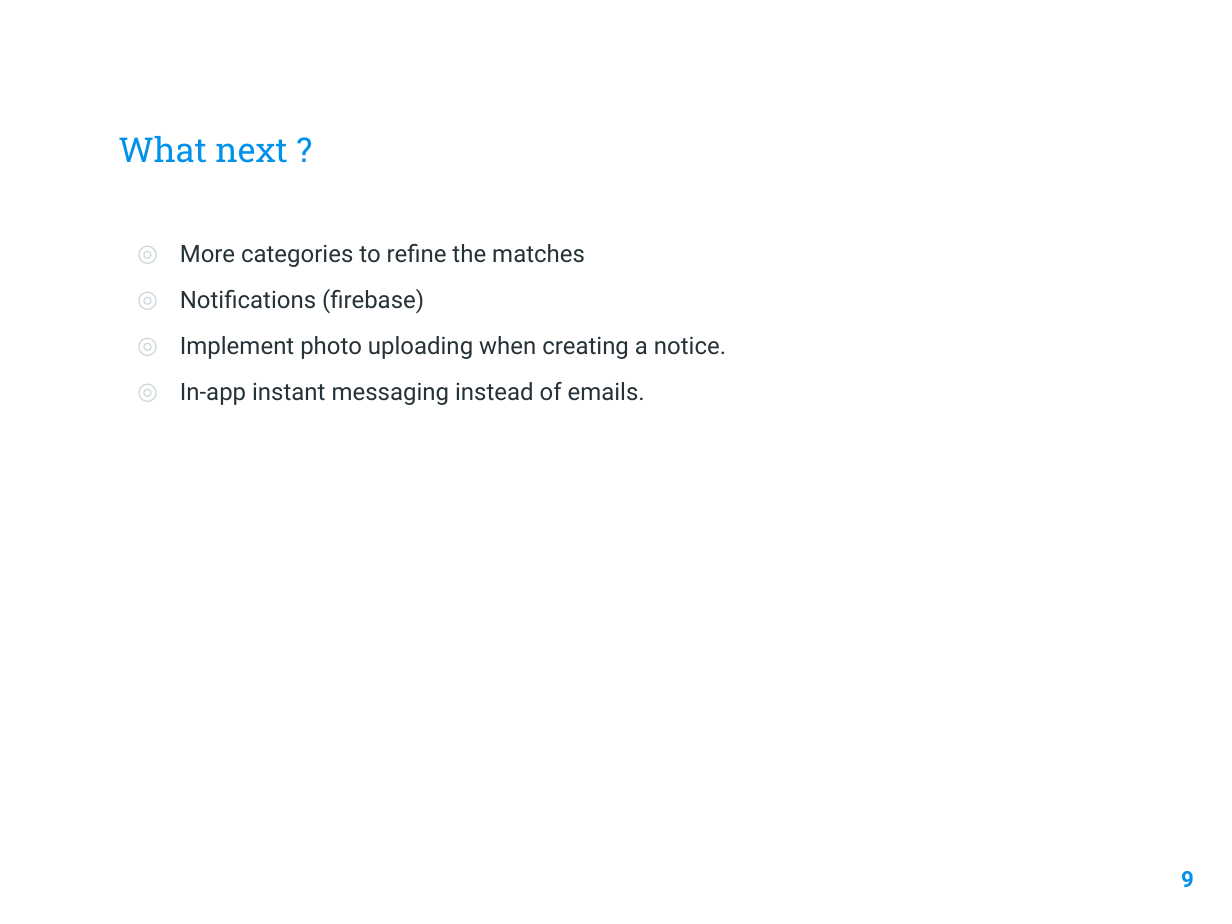
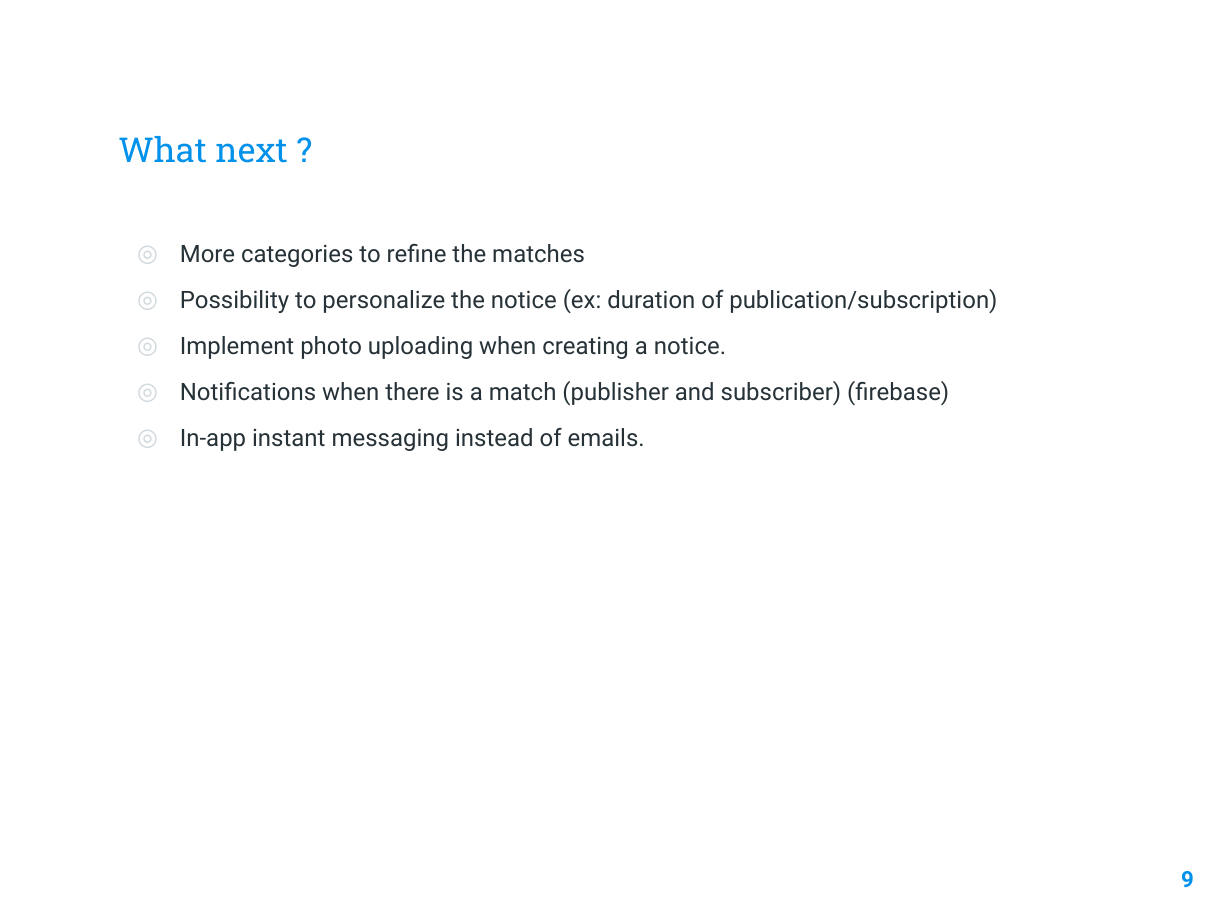
Before and after one commit to hkeopras/Lost-Found, a slide deck: slide 9 of Phase 3/Slides.pptx. Drawn at 1232x924 pixels with LibreOffice and Linux fonts; fonts in the diff are those of the drawing; background and template pictures are left out. Boxes give left, top, right and bottom in pixels: in the first picture for what was removed or moved away, otherwise in the second. Text is boxed around its words. In the diff, an @@ line names an element or a change of style, - is before the commit and + after.

Commit message:
Updated slides for presentation

```diff
--- a/Phase 3/Slides.pptx
+++ b/Phase 3/Slides.pptx
@@ text at <box>180,289,997,313</box>: text changed @@
-◎ Notifications (firebase)
+◎ Possibility to personalize the notice (ex: duration of publication/subscription)
@@ text at <box>180,381,949,406</box>: paragraph added @@
+◎ Notifications when there is a match (publisher and subscriber) (firebase)
```
Also in this commit, not shown: 3 other slides changed.
